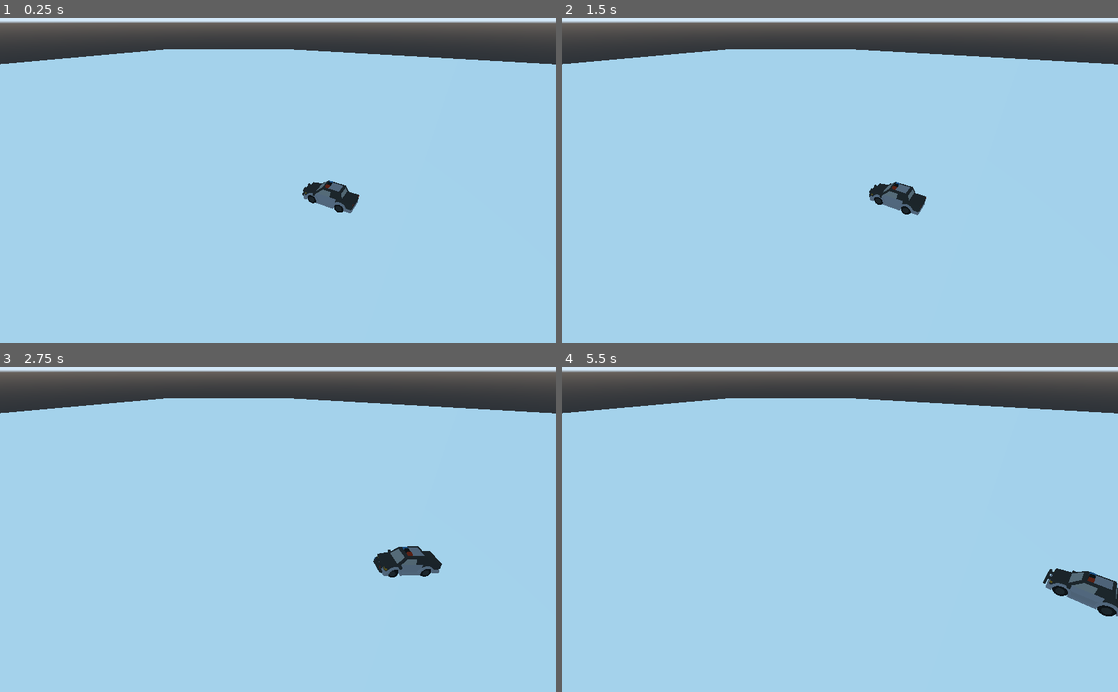
Above: before the commit, frames 1-4 (two rows, left to right).
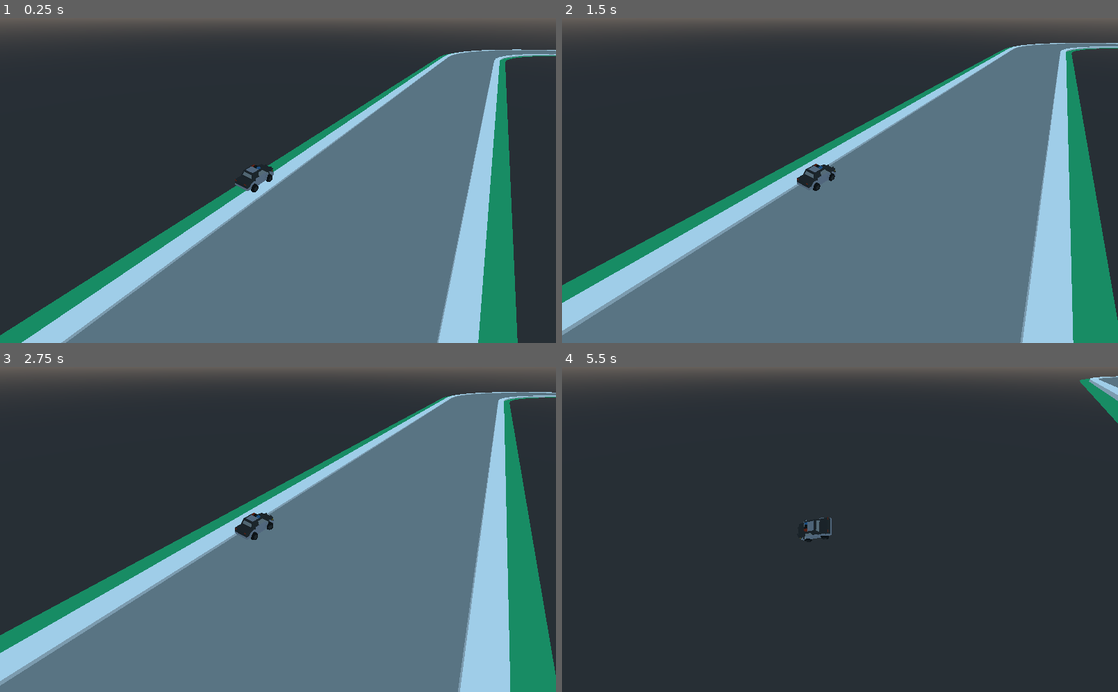
Above: after the commit, the same moments.

Repository: SteveRodkiss/tinycars
Game: Godot game, scene res://Levels/Test Grid Level.tscn
Two runs of this game, one before a commit and one after it. Both use one fixed random seed, a clock stepped at 60 frames per second and the inputs below. Before the commit the project starts from res://Levels/Test Level.tscn.
Inputs:
- Up to frame 1 (0.25 s): no input
- Up to frame 2 (1.5 s): hold D (steer_right) 0.53-1.28 s; hold S (brake) from 1.28 s (still down)
- Up to frame 3 (2.75 s): release S (brake) at 2.03 s; hold D (steer_right) from 2.03 s (still down)
- Up to frame 4 (5.5 s): release D (steer_right) at 2.78 s; hold W (accelerate) 2.78-3.53 s; hold A (steer_left) 3.53-5.03 s; hold S (brake) from 5.03 s (still down)

The runs differ from the first frame. In frame 1, 83% of the frame differs, in the area x 0-100%, y 0-100%; in frame 2, 82%; in frame 3, 82%; in frame 4, 90%.

Commit message:
Put cool car and camera on test track

Diff:
--- a/Levels/Test Grid Level.tscn
+++ b/Levels/Test Grid Level.tscn
@@ -1,15 +1,16 @@
-[gd_scene load_steps=3 format=2]
+[gd_scene load_steps=4 format=2]
 
 [ext_resource path="res://Prefabs/Racetrack Mesh Libary.tres" type="MeshLibrary" id=1]
-[ext_resource path="res://Prefabs/policecar.tscn" type="PackedScene" id=2]
+[ext_resource path="res://Prefabs/coolcar.tscn" type="PackedScene" id=2]
+[ext_resource path="res://Prefabs/isometric_camera.tscn" type="PackedScene" id=3]
 
 [node name="Spatial" type="Spatial"]
 
-[node name="policecar" parent="." instance=ExtResource( 2 )]
-transform = Transform( 1, 0, 0, 0, 1, 0, 0, 0, 1, 18.7092, 3.15244, -1.00956 )
+[node name="isometric_camera" parent="." instance=ExtResource( 3 )]
+transform = Transform( 0.761562, -0.373099, 0.529925, 0, 0.817669, 0.575688, -0.648092, -0.438422, 0.622706, 27, 13.58, 14.513 )
 
-[node name="Camera" type="Camera" parent="policecar"]
-transform = Transform( 1, 0, 0, 0, 1, 0, 0, 0, 1, 0, 2.16978, 6.02313 )
+[node name="coolcar" parent="." instance=ExtResource( 2 )]
+transform = Transform( -1, 0, -8.74228e-08, 0, 1, 0, 8.74228e-08, 0, -1, 15.5142, 0.491146, 0 )
 
 [node name="GridMap" type="GridMap" parent="."]
 transform = Transform( 1, 0, 0, 0, 1, 0, 0, 0, 1, 1.7038, -5.07584, 2.46391 )
--- a/project.godot
+++ b/project.godot
@@ -11,7 +11,7 @@
 [application]
 
 config/name="tinycars"
-run/main_scene="res://Levels/Test Level.tscn"
+run/main_scene="res://Levels/Test Grid Level.tscn"
 config/icon="res://icon.png"
 
 [gui]
